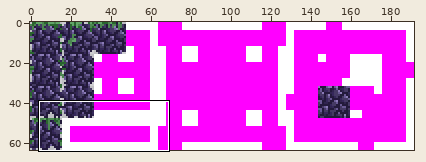
Two states of a sprite sheet, screwbox-core/src/main/resources/assets/autotiles/rocks.png. Above, an overview of the earlier version with the close-up marked.
Close-up. Before the commit:
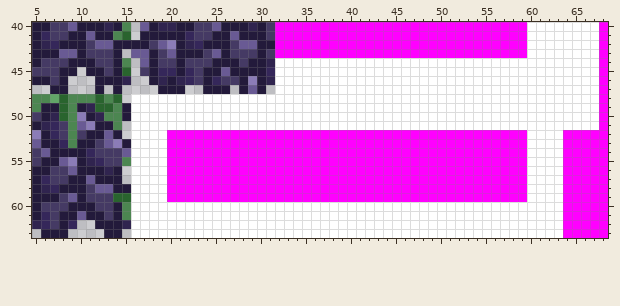
The file is 192x64 pixels. Shown: x 5..68, y 40..63.
After:
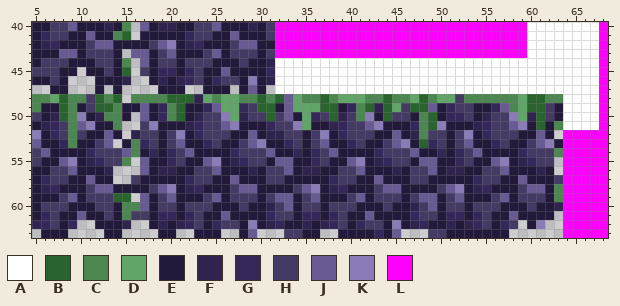
Palette (. is transparent): A #ffffff  B #29642e  C #4c8651  D #62a568  E #231a3b  F #30244f  G #35275a  H #453a64  J #695a94  K #8b7cb7  L #ff00ff
Difference:
y 48: x 11 C -> H; x 16..63 AAAAAAAAAAAAAAAAAAAAAAAAAAAAAAAAAAAAAAAAAAAAAAAA -> CCCCBBBFDCDDCCBCBJDCCBCDDDCCBCCDBCDDHCCCCCCDBBCC
y 49: x 11 F -> H; x 16..63 AAAAAAAAAAAAAAAAAAAAAAAAAAAAAAAAAAAAAAAAAAAAAAAA -> EJEGCBEEGJDDGHBBEJDDDBBEGCBFBDHBBJEGHHEEGJCDBBHE
y 50: x 16..63 AAAAAAAAAAAAAAAAAAAAAAAAAAAAAAAAAAAAAAAAAAAAAAAA -> .JEGCBEFHHKDFHHBHJEDGHBFHCKEBHHECBEGGHEFHHKDFBHE
y 51: x 16..63 AAAAAAAAAAAAAAAAAAAAAAAAAAAAAAAAAAAAAAAAAAAAAAAA -> .HKEEEFGHHJKEEEGHHKDEEFGHHJKEEEGCBKEEEFGHHJKEBEC
y 52: x 16..63 AAAALLLLLLLLLLLLLLLLLLLLLLLLLLLLLLLLLLLLLLLLAAAA -> FHHEHKEGHHHEEJEFFHHEHKEGHHHEEJEFCHHEHKEGHHHEEJE.
y 53: x 14 K -> .; x 16..63 AAAALLLLLLLLLLLLLLLLLLLLLLLLLLLLLLLLLLLLLLLLAAAA -> CGHEHJEEGHEEHJKEEGHEHJEEGHEEHJKEBGHEHJEEGHEEHJKE
y 54: x 16..63 AAAALLLLLLLLLLLLLLLLLLLLLLLLLLLLLLLLLLLLLLLLAAAA -> CEGEGHJEEEEGHHHJEEGEGHJEEEEGHHHJEEGEGHJEEEEGHHHC
y 55: x 16..63 AAAALLLLLLLLLLLLLLLLLLLLLLLLLLLLLLLLLLLLLLLLAAAA -> .JEEGHEEJKEFGHHEJJEEGHEEJKEFGHHEJJEEGHEEJKEFGHH.
y 56: x 14 E -> .; x 16..63 AAAALLLLLLLLLLLLLLLLLLLLLLLLLLLLLLLLLLLLLLLLAAAA -> .JEFFEEHHJEEEFEHHJEFFEEHHJEEEFEHHJEFFEEHHJEEEFE.
y 57: x 14 E -> .; x 16..63 AAAALLLLLLLLLLLLLLLLLLLLLLLLLLLLLLLLLLLLLLLLAAAA -> HEEEEEGHHEEJEEEHHEEEEEGHHEEJEEEHHEEEEEGHHEEJEEEH
y 58: x 16..63 AAAALLLLLLLLLLLLLLLLLLLLLLLLLLLLLLLLLLLLLLLLAAAA -> EEHJKEFGEEEHJJEEEEHJKEFGEEEHJJEEEEHJKEFGEEEHJJEC
y 59: x 16..63 AAAALLLLLLLLLLLLLLLLLLLLLLLLLLLLLLLLLLLLLLLLAAAA -> .JEHJEEEHJEHHHEHJJEHJEEEHJEHHHEHJJEHJEEEHJEHHHEC
y 60: x 16..63 AAAAAAAAAAAAAAAAAAAAAAAAAAAAAAAAAAAAAAAAAAAAAAAA -> CJEHHEHHHEEEHEEFHJEHHEHHHEEEHEEFHJEHHEHHHEEEHEEF
y 61: x 16..63 AAAAAAAAAAAAAAAAAAAAAAAAAAAAAAAAAAAAAAAAAAAAAAAA -> HHEGGEGHEEJEEEEGHHEGGEGHEEJEEEEGHHEGGEGHEEJEEEE.
y 62: x 16..63 AAAAAAAAAAAAAAAAAAAAAAAAAAAAAAAAAAAAAAAAAAAAAAAA -> ..EFEFGHEGHHEKEFGEEFEFGHEGHHEKEFGEEFEFGHEGH.EK..
y 63: x 16..63 AAAAAAAAAAAAAAAAAAAAAAAAAAAAAAAAAAAAAAAAAAAAAAAA -> ...EE..EEE..EJ...HHEE..EEEEGEJ...HHEEEEEEE......
